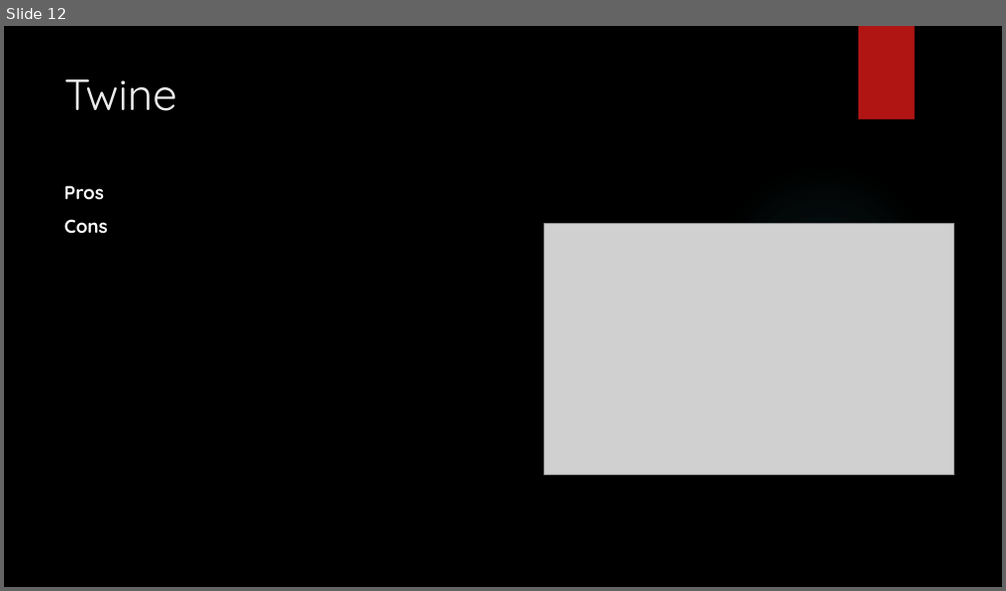
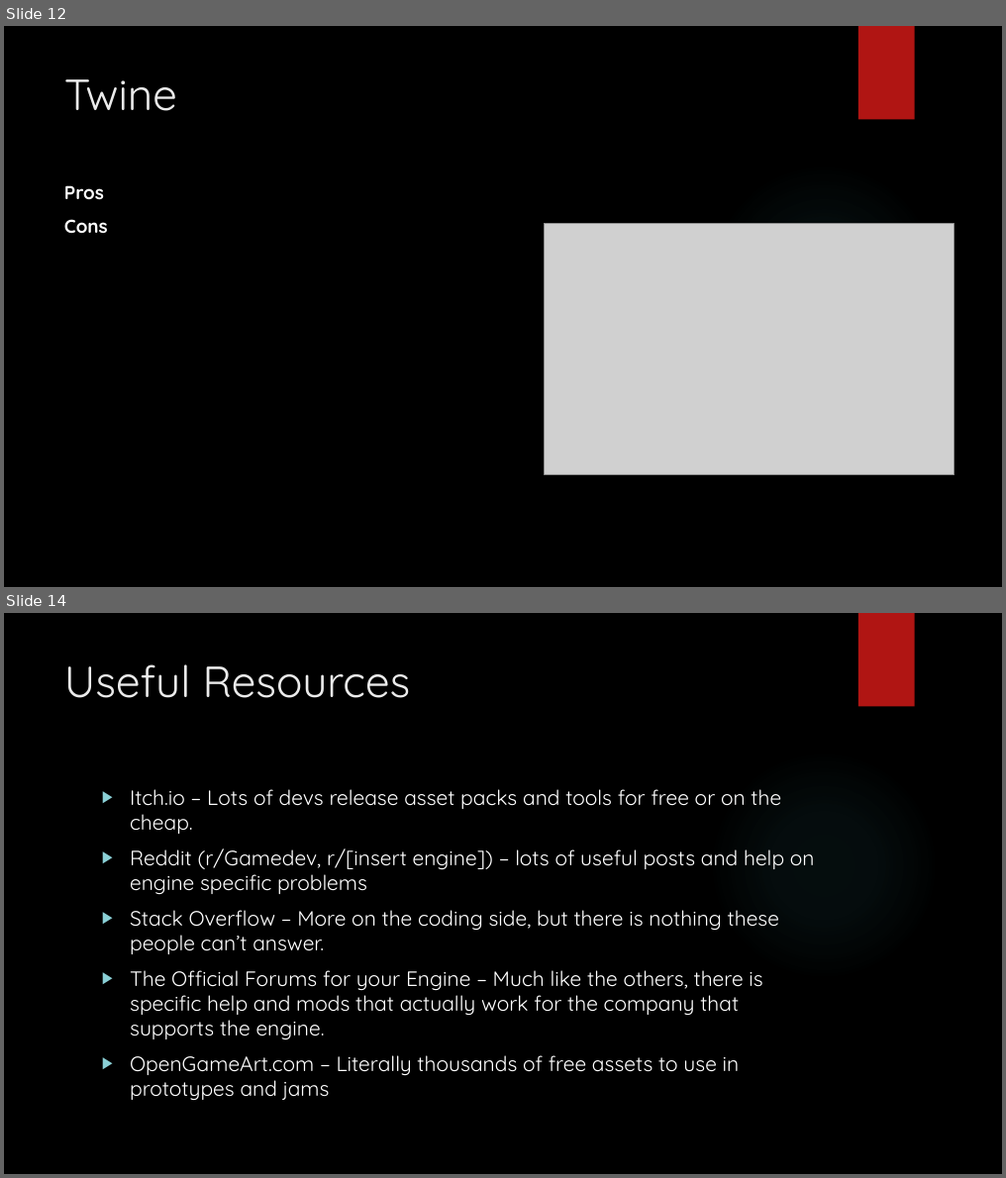
Before and after one commit to AllenOliver/How-to-Make-Games-at-Home-for-Cheap, a slide deck: How to Make Games at Home for Cheap.pptx. Shown one above the other, each under a label of ours: slide 12 before the commit, slides 12 and 14 after it; the slides between them are not shown. The pictures are 1006x591 and 1006x1178 pixels, drawn with LibreOffice and Linux fonts; fonts in the diff are those of the drawing; grey boxes stand for pictures; background and template pictures are left out. Boxes give left, top, right and bottom in pixels: in the first picture for what was removed or moved away, otherwise in the second. Text is boxed around its words. In the diff, an @@ line names an element or a change of style, - is before the commit and + after.

```diff
--- a/How to Make Games at Home for Cheap.pptx
+++ b/How to Make Games at Home for Cheap.pptx
@@ slide 14 added at [4, 613, 1002, 1174], background picture (left out); not listed: 2 template elements that a slide beside it also shows @@
@@ title added at [64, 664, 411, 698], 42 pt, text #EBEBEB @@
+Useful Resources
@@ text added at [130, 789, 815, 1101], 20 pt, text #FFFFFF @@
+▶ Itch.io – Lots of devs release asset packs and tools for free or on the cheap.
+▶ Reddit (r/Gamedev, r/[insert engine]) – lots of useful posts and help on engine specific problems
+▶ Stack Overflow – More on the coding side, but there is nothing these people can’t answer.
+▶ The Official Forums for your Engine – Much like the others, there is specific help and mods that actually work for the company that supports the engine.
+▶ OpenGameArt.com – Literally thousands of free assets to use in prototypes and jams
```
Also in this commit, not shown: 4 slides changed.
